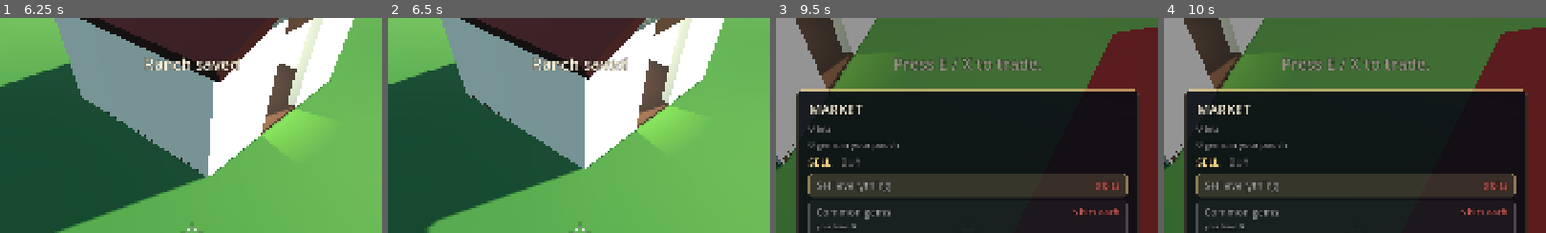
Above: before the commit, frames 1-4 (left to right).
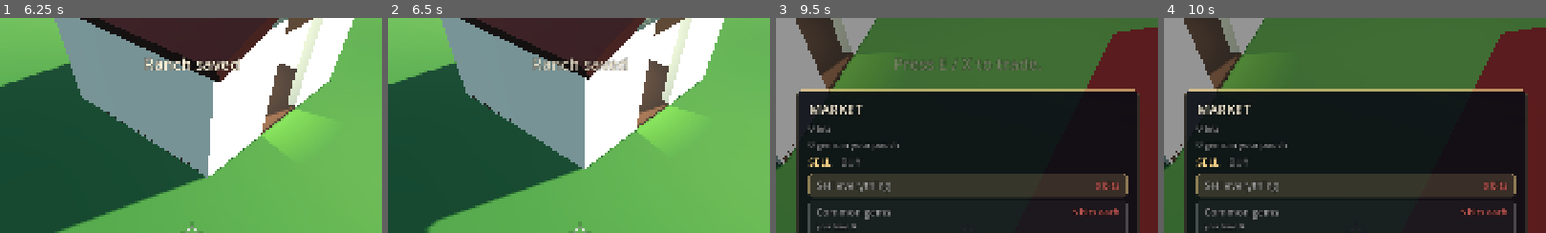
Above: after the commit, the same moments.

Repository: 9je/filly-rancher
Game: Godot game, scene res://world/ranch.tscn
The game is run twice, just before and just after one commit, with the same random seed, the same clock (stepped at 60 frames per second) and the same inputs.
Inputs (mouse positions are % of the whole screen's width and height, from its top left):
- Up to frame 1 (6.25 s): tap Enter (ui_accept) at 0.5, 5 s; move the mouse to (55, 50) at 0.52 s; hold W (move_forward) 0.53-4.25 s; right-click (55, 50) at 0.6 s; tap Space (jump) at 0.77, 1.52, 3.02, 3.77, 6.02 s; move the mouse to (45, 50) at 1.27 s; tap E (interact) at 1.35 s; move the mouse to (52, 48) at 2.02 s; tap Keypad 2 (look_down) at 2.1 s; move the mouse to (49, 52) at 2.77 s; tap Keypad 4 (look_left) at 2.85 s; move the mouse to (57, 51) at 3.52 s; tap Keypad 6 (look_right) at 3.6 s; tap Escape (pause) at 4.15 s; drag from (20, 35) to (35, 25) at 4.27 s; move the mouse to (55, 50) at 5.02 s; hold S (move_back) 5.03-5.78 s; tap Shift (sneak) at 5.1 s; click (55, 50) at 5.17 s; move the mouse to (46, 48) at 5.77 s; hold D (move_right) from 5.78 s (still down); tap H (toggle_hints) at 5.85 s
- Up to frame 2 (6.5 s): keep holding D (move_right)
- Up to frame 3 (9.5 s): move the mouse to (55, 50) at 6.52 s; release D (move_right) at 6.53 s; hold W (move_forward) 6.53-8.03 s; tap = (zoom_in) at 6.6 s; tap Space (jump) at 6.77, 7.52 s; tap E (interact) at 7.25, 8, 8.75 s; move the mouse to (45, 50) at 7.27 s; tap - (zoom_out) at 7.35 s; move the mouse to (60, 28) at 8.02 s; hold S (move_back) 8.03-8.75 s; right-click (60, 28) at 8.1 s; drag from (45, 70) to (20, 35) at 8.77 s
- Up to frame 4 (10 s): tap E (interact) at 9.5 s; move the mouse to (80, 65) at 9.52 s; hold W (move_forward) from 9.53 s (still down); tap Keypad 2 (look_down) at 9.6 s; click (80, 65) at 9.67 s; tap Space (jump) at 9.77 s
The pictures show only the part of the screen within x 25-75%, y 0-50%; the shares and areas given below are measured in that part.

Frame 1 is identical in both runs. In frame 2, 0.3% of the frame differs, in the area x 38-57%, y 19-25%; in frame 3, 0.6%; in frame 4, 1.0%, in the area x 31-70%, y 18-25%.

Commit message:
fix: keep the HUD processing while the tree is paused
Menu handlers (the Market, the pause menu) can fire a toast and then
pause the tree. Without PROCESS_MODE_ALWAYS the HUD's own _process
stopped along with everything else, so the toast froze at full alpha
until the menu closed instead of fading out.

Diff:
--- a/game/test/test_hud.gd
+++ b/game/test/test_hud.gd
@@ -267,3 +267,14 @@
 	assert_false(joined.contains("FREE CURSOR"), "Escape pauses now; it does not free the cursor")
 	assert_false(joined.contains("--"), "no double hyphen on the card")
 	assert_false(joined.contains("—"), "no em dash on the card")
+
+
+## A menu handler can fire a toast (for example the Market's "Sold 12 gems for 60
+## bits.") and then pause the tree. If the HUD stopped processing along with everything
+## else, that toast would freeze at full alpha instead of fading, and stay frozen until
+## the menu closed. PROCESS_MODE_ALWAYS is what keeps the HUD's own _process ticking
+## while the world is paused, so this pins the mode rather than the paused behaviour
+## itself, since a GUT test should not pause the shared scene tree.
+func test_the_hud_keeps_processing_while_the_tree_is_paused() -> void:
+	assert_eq(_hud.process_mode, Node.PROCESS_MODE_ALWAYS,
+		"the HUD must keep processing while the world is paused, or toasts freeze")
--- a/game/ui/hud.gd
+++ b/game/ui/hud.gd
@@ -192,6 +192,9 @@
 
 
 func _ready() -> void:
+	# Toasts fired from the Market and pause menus must keep fading while the world
+	# is paused; the crosshair redraw is harmless while paused, so run always.
+	process_mode = Node.PROCESS_MODE_ALWAYS
 	_crosshair.draw.connect(_draw_crosshair)
 	_pips.draw.connect(_draw_pips)
 
